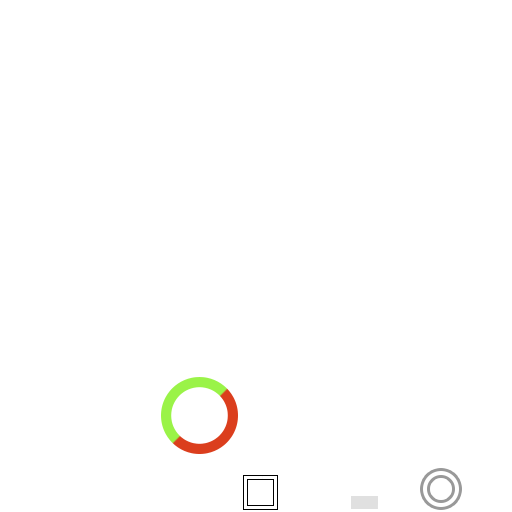
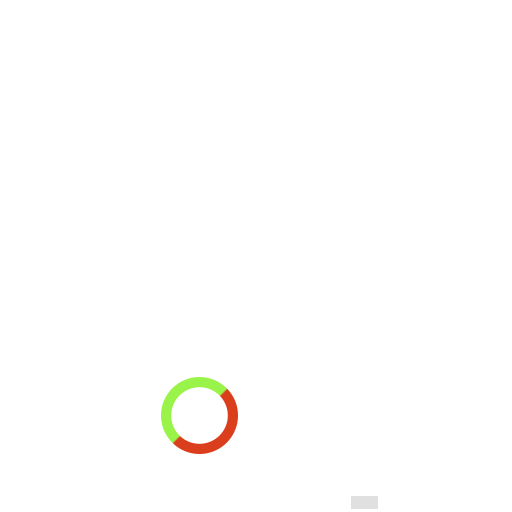
Layer changes from the first 512 × 512 image to the second:
removed layer "Pivot Ring" from group "组 1" over (423, 471, 459, 507)
removed layer "Selection Rect" from group "组 1" over (243, 475, 278, 510)
